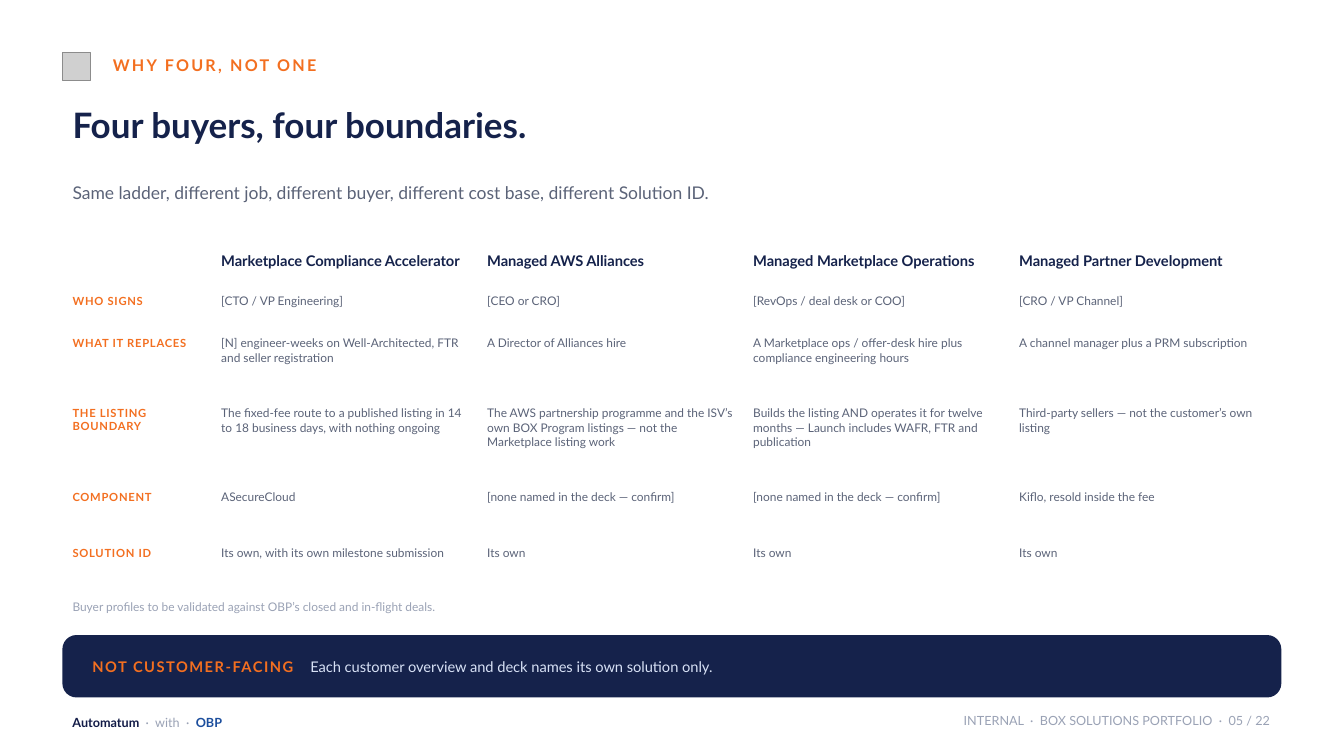
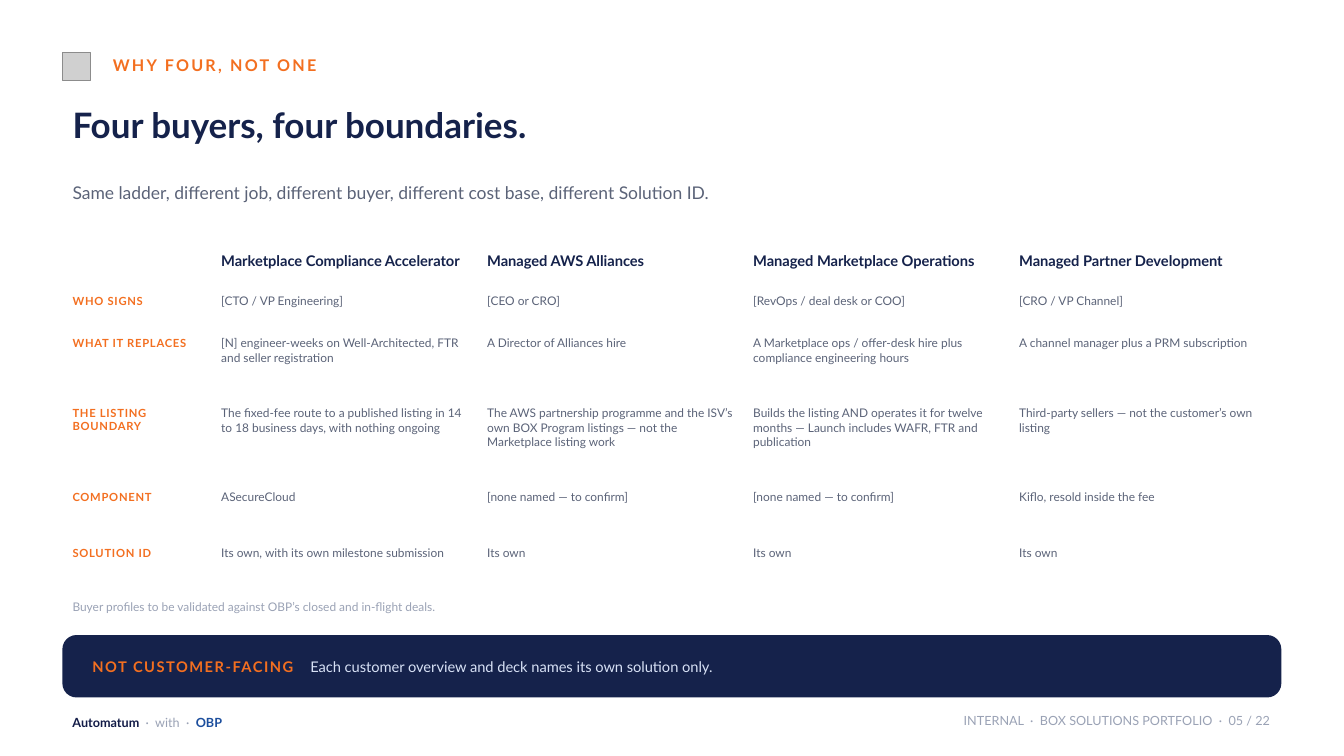
Before and after one commit to KianteEvans/barberbook, a slide deck: slide 5 of docs/deck/BOX_Solutions_Revised.pptx. Drawn at 1344x756 pixels with LibreOffice and Linux fonts; fonts in the diff are those of the drawing; grey boxes stand for pictures; background and template pictures are left out. Boxes give left, top, right and bottom in pixels: in the first picture for what was removed or moved away, otherwise in the second. Text is boxed around its words. In the diff, an @@ line names an element or a change of style, - is before the commit and + after.

```diff
--- a/docs/deck/BOX_Solutions_Revised.pptx
+++ b/docs/deck/BOX_Solutions_Revised.pptx
@@ text at (x1=487, y1=492, x2=628, y2=503): text changed @@
-[none named in the deck — confirm]
+[none named — to confirm]
@@ text at (x1=753, y1=492, x2=894, y2=503): text changed @@
-[none named in the deck — confirm]
+[none named — to confirm]
```
Also in this commit, not shown: 6 other slides changed, 2 other files.
